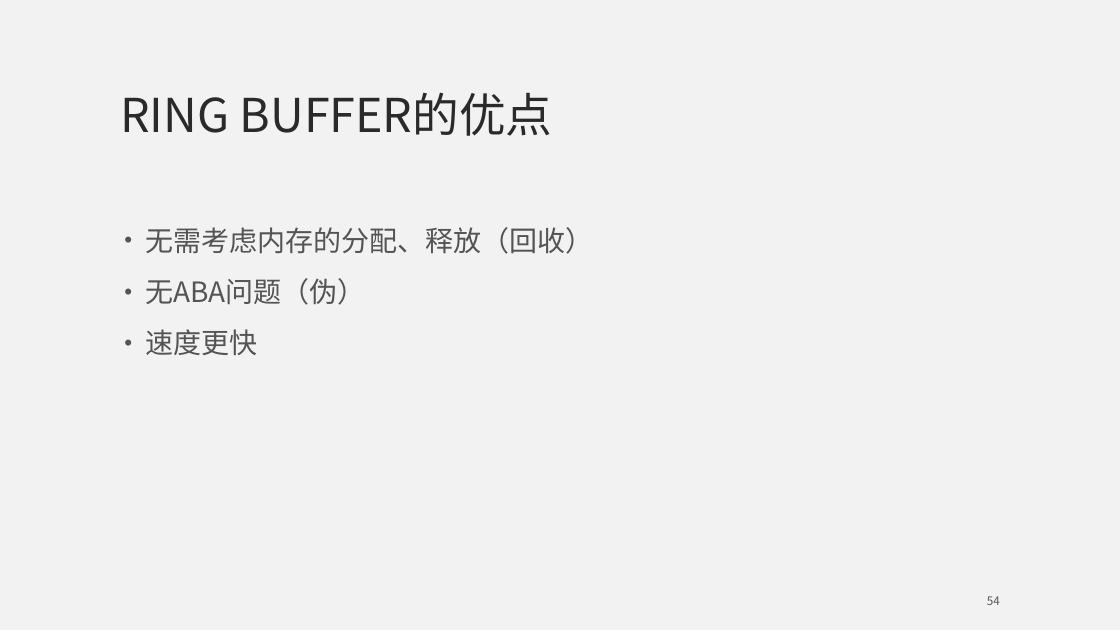
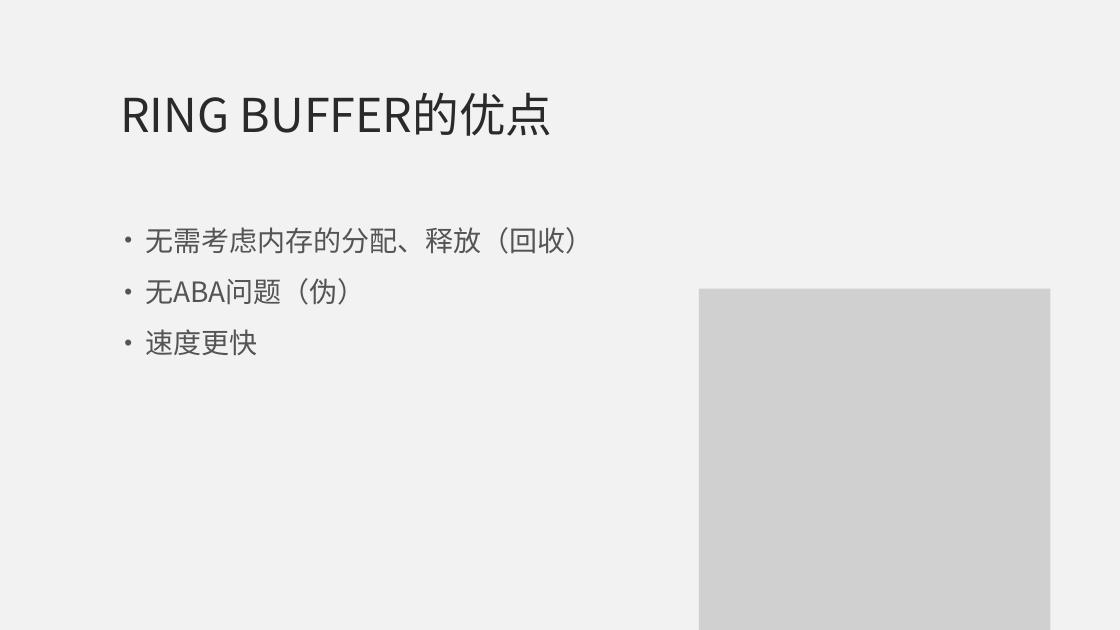
Before and after one commit to mutouyun/lock-free-queue, a slide deck: slide 54 of lock-free.pptx. Drawn at 1120x630 pixels with LibreOffice and Linux fonts; fonts in the diff are those of the drawing; grey boxes stand for pictures. Boxes give left, top, right and bottom in pixels: in the first picture for what was removed or moved away, otherwise in the second. Text is boxed around its words. In the diff, an @@ line names an element or a change of style, - is before the commit and + after.

```diff
--- a/lock-free.pptx
+++ b/lock-free.pptx
@@ picture added at [699, 289, 1050, 630] @@
@@ page number removed at [987, 596, 1000, 605] @@
-54
```
Also in this commit, not shown: 8 other slides changed, 2 slides removed, 1 other file.
